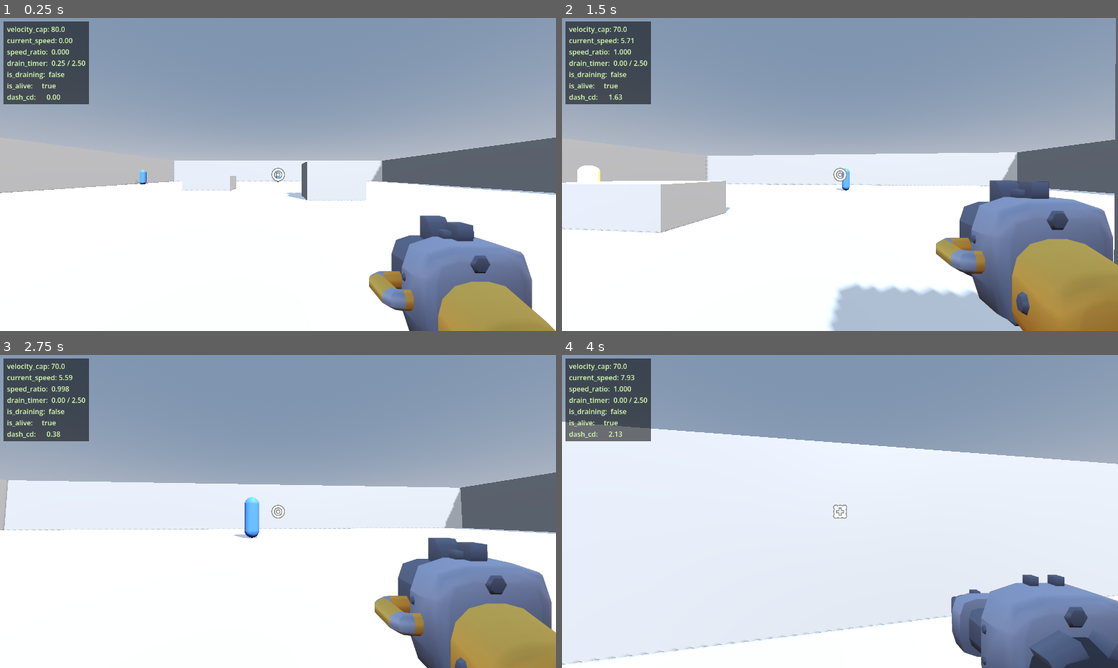
Above: before the commit, frames 1-4 (two rows, left to right).
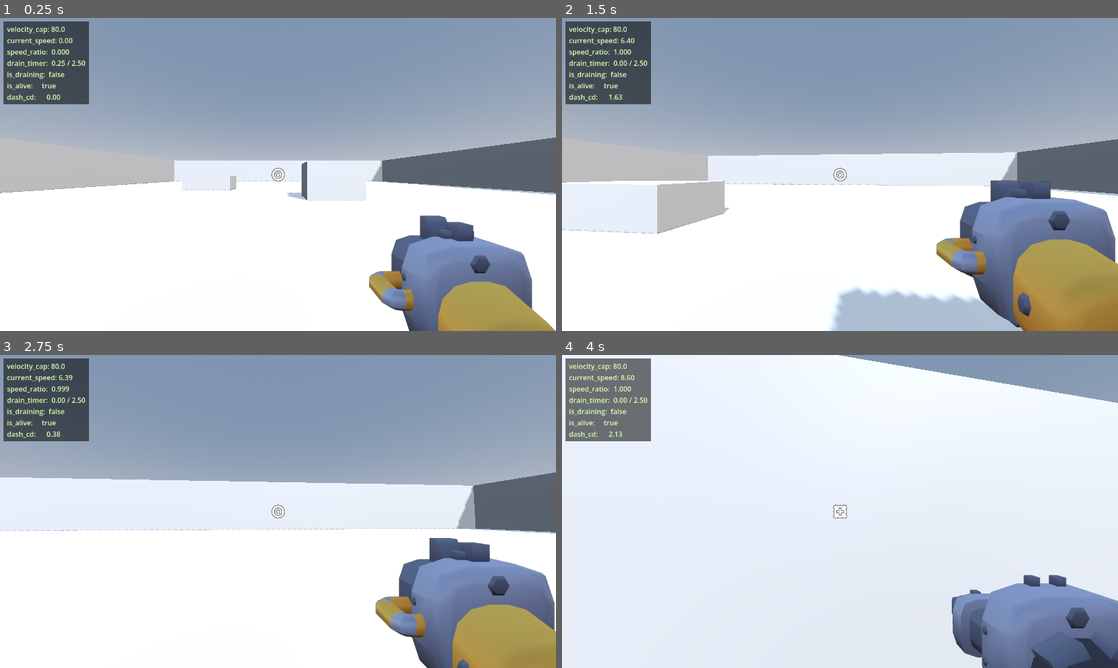
Above: after the commit, the same moments.

Repository: zulesss/vgate
Game: Godot game, scene res://scenes/main.tscn
The game is run twice, just before and just after one commit, with the same random seed, the same clock (stepped at 60 frames per second) and the same inputs.
Inputs (mouse positions are in pixels of both pictures, inside the frame that each line leads up to):
- Up to frame 1 (0.25 s): no input
- Up to frame 2 (1.5 s): move the mouse to (867, 174) at 0.52 s; hold W (move_forward) from 0.53 s (still down); tap Shift (dash) at 0.6, 1.35 s; tap Space (jump) at 0.77 s; move the mouse to (812, 174) at 1.27 s
- Up to frame 3 (2.75 s): keep holding W (move_forward); tap Space (jump) at 1.52 s; move the mouse to (289, 505) at 2.02 s; click (289, 505) at 2.1 s; tap Shift (dash) at 2.3 s
- Up to frame 4 (4 s): keep holding W (move_forward); move the mouse to (834, 517) at 2.77 s; tap E (weapon_toggle) at 2.85 s; tap Space (jump) at 3.02, 3.77 s; tap Shift (dash) at 3.05, 3.6 s; move the mouse to (878, 514) at 3.52 s

The runs differ from the first frame. In frame 1, less than 0.1% of the frame differs, in the area x 24-51%, y 48-54%; in frame 2, 2.0%; in frame 3, 2.7%; in frame 4, 29%, in the area x 0-100%, y 0-100%.

Commit message:
feat(spawn): M4 continuous spawn ramp + type curve + safety rules
SpawnController node заменяет 4 hardcoded врагов в main.tscn. Числа из
docs/systems/M4_spawn_numbers.md §LOCKED + docs/levels/M4_spawn_rules.md §LOCKED.

- interval = max(0.8, 4.0 / (1 + t * 0.005)), peak давления ~13 мин
- enemy_cap=20, max_live_shooters=4 (hard caps)
- Phased type curve: 30% → 50% → 60% shooter probability
- Weighted point pick S1=3,S2=3,S3=2,S4=2 + anti-repeat + 3-pass fallback
- Anti-cluster shooter radius=8u, min spawn distance=12u, point cooldown=3s
- Telegraph: 250ms alpha fade-in + audio (placeholder blaster.ogg)
- enemy_killed signature расширена type параметром (melee/shooter)
- VelocityGate.reset_for_run() emit'ит run_started для self-reset listeners
- EnemyBase: is_spawning гард в _physics_process во время fade

karpathy: clean (1 cleanup отдельным коммитом — orphan enemy_spawner.gd)

Co-Authored-By: Claude Opus 4.7 (1M context) <noreply@anthropic.com>

Diff:
--- a/autoload/events.gd
+++ b/autoload/events.gd
@@ -1,11 +1,19 @@
 class_name EventsBus extends Node
 
 # Signal bus для VelocityGate hook'а. Один canonical источник правды для коммуникации
-# между Player, EnemyBase подклассами, VelocityGate, RunManager, DebugHud.
+# между Player, EnemyBase подклассами, VelocityGate, RunManager, DebugHud, ScoreState,
+# SpawnController.
 
-signal player_hit(penalty: int)                          # враг попал по игроку, penalty = списанный cap
-signal enemy_killed(restore: int, position: Vector3)     # враг убит, +N к cap
-signal dash_started()                                    # игрок стартанул dash
-signal drain_started()                                   # speed_ratio < threshold > tolerance → drain активен
-signal drain_stopped()                                   # игрок снова движется или убил → drain отменён
-signal player_died()                                     # cap дошёл до 0 в drain → death
+signal player_hit(penalty: int)                                              # враг попал по игроку, penalty = списанный cap
+signal enemy_killed(restore: int, position: Vector3, type: String)           # враг убит — restore к cap, тип ("melee"/"shooter") для score/spawn counter'ов
+signal dash_started()                                                         # игрок стартанул dash
+signal drain_started()                                                        # speed_ratio < threshold > tolerance → drain активен
+signal drain_stopped()                                                        # игрок снова движется или убил → drain отменён
+signal player_died()                                                          # cap дошёл до 0 в drain → death
+
+# M4 lifecycle bus
+signal run_started()                                                          # VelocityGate.reset_for_run() закончил → spawn/score self-reset listeners
+signal run_restart_requested()                                                # Death-screen Restart pressed → run_loop в main reset'ит state
+signal enemy_spawned(enemy: Node)                                             # spawn_controller инстанцировал нового врага (для analytics/HUD)
+signal score_changed(new_score: int)                                          # current_score обновился (kill applied)
+signal high_score_loaded(score: int)                                          # ConfigFile прочитан, best_score готов к показу
--- a/autoload/velocity_gate.gd
+++ b/autoload/velocity_gate.gd
@@ -46,7 +46,7 @@
 	Events.player_hit.emit(penalty)
 
 
-func apply_kill_restore(pos: Vector3) -> void:
+func apply_kill_restore(pos: Vector3, type: String = "melee") -> void:
 	if not is_alive:
 		return
 	velocity_cap = minf(CAP_CEILING, velocity_cap + float(KILL_RESTORE))
@@ -59,7 +59,7 @@
 		if is_draining:
 			is_draining = false
 			Events.drain_stopped.emit()
-	Events.enemy_killed.emit(KILL_RESTORE, pos)
+	Events.enemy_killed.emit(KILL_RESTORE, pos, type)
 
 
 func reset_for_run() -> void:
@@ -69,6 +69,10 @@
 	is_draining = false
 	i_frames_remaining = 0.0
 	is_alive = true
+	# Lifecycle hook (M4): listeners (SpawnController, ScoreState, RunHud) зануляют
+	# своё состояние на этом сигнале. Emit ПОСЛЕ reset state'а — listeners читают
+	# уже свежий VelocityGate (например ScoreState проверяет velocity_cap для in-form bonus).
+	Events.run_started.emit()
 
 
 # Single source of truth для "игрок умер" не из drain'а (например fall off arena).
--- a/objects/enemy_base.gd
+++ b/objects/enemy_base.gd
@@ -37,6 +37,11 @@
 
 var hp: int
 var is_dying: bool = false
+# Spawn telegraph (M4): пока true — _physics_process выходит сразу, AI/attack/movement
+# заморожены. SpawnController снимает флаг по окончании 250мс fade-tween. Default
+# false (для существующих врагов / редактора), SpawnController выставляет true сразу
+# после instantiate перед add_child.
+var is_spawning: bool = false
 var state: int = State.IDLE
 var _attack_cooldown_remaining: float = 0.0
 var _attack_windup_remaining: float = 0.0
@@ -87,6 +92,8 @@
 
 func _physics_process(delta: float) -> void:
 	if is_dying:
+		return
+	if is_spawning:
 		return
 	if _player == null:
 		return
@@ -224,8 +231,16 @@
 
 
 func die() -> void:
-	VelocityGate.apply_kill_restore(global_position)
+	# Type tag в kill-сигнал нужен ScoreState (base score 100/150) и SpawnController
+	# (live_shooters счётчик). Подкласс override _kill_type если новый тип появится.
+	VelocityGate.apply_kill_restore(global_position, _kill_type())
 	queue_free()
+
+
+# Default: melee. Shooter переопределит "shooter". Расширяемая convention для будущих
+# типов вместо if/else в base'е по `is EnemyShooter` (избегаем cycle import'ов).
+func _kill_type() -> String:
+	return "melee"
 
 
 # Только Melee. Shooter не имеет ContactArea node — connect не вызывается.
--- a/objects/player.gd
+++ b/objects/player.gd
@@ -485,7 +485,7 @@
 # в frame 0. Hit-stop (Iter 2) и time-dilation (Iter 3) отложены до результата
 # главного feel-чека из §5: «читается ли kill как выдох?». Если да — Iter 2/3 могут
 # быть избыточны; если нет — добавляем поверх.
-func _on_enemy_killed(_restore: int, _pos: Vector3) -> void:
+func _on_enemy_killed(_restore: int, _pos: Vector3, _type: String) -> void:
 	# Dead-frame guard: матчит vignette_flash.gd — никаких feel-эффектов от kill'а
 	# в кадр смерти, иначе FOV punch / audio crack играют поверх death-screen.
 	if not VelocityGate.is_alive:
--- a/objects/shooter.gd
+++ b/objects/shooter.gd
@@ -53,7 +53,9 @@
 # таймер морозился на 350мс на каждой атаке — задержка между repositions росла на
 # accumulated windup-кадрах. _update_state() больше не трогает _reposition_timer.
 func _physics_process(delta: float) -> void:
-	if not is_dying and _player != null:
+	# is_spawning guard: telegraph fade'ит враг 250мс. За это время reposition_timer
+	# не должен тикать (иначе сразу после spawn'а уже на cooldown'е минус 0.25с).
+	if not is_dying and not is_spawning and _player != null:
 		_reposition_timer = maxf(0.0, _reposition_timer - delta)
 	super._physics_process(delta)
 
@@ -136,6 +138,10 @@
 	if _material != null:
 		_material.emission = _base_emission_color
 		_material.emission_energy_multiplier = _base_emission_energy
+
+
+func _kill_type() -> String:
+	return "shooter"
 
 
 func _resolve_attack() -> void:
--- a/scenes/main.tscn
+++ b/scenes/main.tscn
@@ -1,12 +1,11 @@
-[gd_scene load_steps=19 format=3 uid="uid://vgatemainm0"]
+[gd_scene load_steps=18 format=3 uid="uid://vgatemainm0"]
 
 [ext_resource type="PackedScene" uid="uid://dl2ed4gkybggf" path="res://objects/player.tscn" id="1_player"]
 [ext_resource type="PackedScene" uid="uid://b0vgtdebughud01" path="res://scenes/debug_hud.tscn" id="3_dhud"]
 [ext_resource type="Shader" path="res://shaders/vignette_flash.gdshader" id="5_vshader"]
 [ext_resource type="Script" path="res://scripts/vignette_flash.gd" id="6_vflash"]
 [ext_resource type="Script" path="res://scripts/nav_baker.gd" id="7_navbaker"]
-[ext_resource type="PackedScene" uid="uid://b0vgtmelee0001" path="res://objects/melee.tscn" id="8_melee"]
-[ext_resource type="PackedScene" uid="uid://b0vgtshooter001" path="res://objects/shooter.tscn" id="9_shoot"]
+[ext_resource type="Script" path="res://scripts/spawn_controller.gd" id="8_spawn"]
 
 [sub_resource type="ProceduralSkyMaterial" id="SkyMat_main"]
 sky_horizon_color = Color(0.6422, 0.6502, 0.6802, 1)
@@ -206,14 +205,5 @@
 
 [node name="Enemies" type="Node3D" parent="."]
 
-[node name="MeleeS1" parent="Enemies" instance=ExtResource("8_melee")]
-transform = Transform3D(1, 0, 0, 0, 1, 0, 0, 0, 1, -2, 0.9, 19)
-
-[node name="MeleeS4" parent="Enemies" instance=ExtResource("8_melee")]
-transform = Transform3D(1, 0, 0, 0, 1, 0, 0, 0, 1, 17, 0.9, 16)
-
-[node name="ShooterS2" parent="Enemies" instance=ExtResource("9_shoot")]
-transform = Transform3D(1, 0, 0, 0, 1, 0, 0, 0, 1, 0, 0.98, -19)
-
-[node name="ShooterS3" parent="Enemies" instance=ExtResource("9_shoot")]
-transform = Transform3D(1, 0, 0, 0, 1, 0, 0, 0, 1, -19, 0.98, -12)
+[node name="Spawner" type="Node" parent="Enemies"]
+script = ExtResource("8_spawn")
--- a/scripts/enemy_spawner.gd
+++ b/scripts/enemy_spawner.gd
@@ -17,7 +17,7 @@
 	_spawn_initial.call_deferred()
 
 
-func _on_enemy_killed(_restore: int, _pos: Vector3) -> void:
+func _on_enemy_killed(_restore: int, _pos: Vector3, _type: String) -> void:
 	var timer := get_tree().create_timer(RESPAWN_DELAY)
 	await timer.timeout
 	# Защита от reload во время задержки: если уже не в дереве — выходим.
--- /dev/null
+++ b/scripts/spawn_controller.gd
@@ -0,0 +1,334 @@
+class_name SpawnController extends Node
+
+# M4 SpawnController — continuous spawn ramp, type curve по фазам, safety-правила.
+# Числа — авторитативно из docs/systems/M4_spawn_numbers.md §LOCKED + правила
+# из docs/levels/M4_spawn_rules.md §LOCKED. Любой override — туда.
+#
+# Размещается в main.tscn как child Enemies-нода. Spawn'ит туда же (через
+# get_parent().add_child) — у Enemies нет логики, чисто контейнер. Старые
+# hard-coded EnemyMelee/EnemyShooter из main.tscn удалены вместе с этим pkg'ем.
+
+const RAMP_K := 0.005                 # interval = max(FLOOR, BASE / (1 + t * K))
+const RAMP_BASE := 4.0
+const INTERVAL_FLOOR := 0.8           # абсолютный минимум между двумя spawn'ами
+const ENEMY_CAP := 20                 # level-designer prevails (override от systems'овских 25)
+const MAX_LIVE_SHOOTERS := 4          # hard cap; шестой стрелок крадёт agency
+const MIN_SPAWN_DISTANCE := 12.0      # < 12u от player'а — skip
+const SHOOTER_ANTI_CLUSTER_RADIUS := 8.0
+const SPAWN_POINT_COOLDOWN := 3.0
+const TELEGRAPH_FADE_SECONDS := 0.25
+
+# Type curve (phased lerp) — anchors из M4_spawn_numbers.md §LOCKED.
+const PHASE1_END := 180.0   # 0..180c: shooter_prob = 0.30
+const PHASE2_END := 480.0   # 180..480: lerp 0.30 → 0.50
+const PHASE3_END := 900.0   # 480..900: lerp 0.50 → 0.60
+const SHOOTER_PROB_PHASE1 := 0.30
+const SHOOTER_PROB_PHASE2 := 0.50
+const SHOOTER_PROB_PHASE3 := 0.60
+
+# Spawn-point weights (M4_spawn_rules §1). Сумма 10.
+const POINT_WEIGHTS := {"S1": 3, "S2": 3, "S3": 2, "S4": 2}
+
+# Y координата capsule center'а — матчит legacy spawn (enemy_spawner.gd использовал
+# 0.9 для marker.y=0). Marker'ы на арене лежат на полу, врагу нужен offset.
+const SPAWN_Y := 0.9
+
+var _run_time: float = 0.0
+var _spawn_timer: float = 0.0
+var _last_spawn_point_name: StringName = &""
+var _point_cooldowns: Dictionary = {}  # {String: float seconds remaining}
+var _live_enemies: int = 0
+var _live_shooters: int = 0
+var _spawn_points: Array[Marker3D] = []
+var _player: Node3D = null
+
+var _melee_scene: PackedScene = preload("res://objects/melee.tscn")
+var _shooter_scene: PackedScene = preload("res://objects/shooter.tscn")
+
+# Telegraph audio — для M4 placeholder тот же blaster.ogg (юзер уточнит на M5
+# audio pass'е). Загружаем один раз чтобы не тыкать диск на каждом spawn'е.
+const TELEGRAPH_AUDIO_PATH := "res://sounds/blaster.ogg"
+var _telegraph_audio_stream: AudioStream = null
+
+
+func _ready() -> void:
+	# Spawn-points из группы (4 Marker3D на main.tscn). Casts при загрузке —
+	# если вдруг туда попадёт чужой Node, варним и фильтруем.
+	var raw := get_tree().get_nodes_in_group("spawn_point")
+	for n in raw:
+		var m := n as Marker3D
+		if m == null:
+			push_warning("SpawnController: node in 'spawn_point' group is not Marker3D, skipping: %s" % n)
+			continue
+		_spawn_points.append(m)
+	if _spawn_points.size() != 4:
+		push_warning(
+			"SpawnController: expected 4 spawn points, got %d. Type curve / weights tuned для 4."
+			% _spawn_points.size()
+		)
+
+	_player = get_tree().get_first_node_in_group("player") as Node3D
+	if _player == null:
+		push_warning("SpawnController: player node not in group, spawn'ы будут блокированы distance check'ом.")
+
+	if ResourceLoader.exists(TELEGRAPH_AUDIO_PATH):
+		_telegraph_audio_stream = load(TELEGRAPH_AUDIO_PATH)
+
+	Events.run_started.connect(_on_run_started)
+	Events.enemy_killed.connect(_on_enemy_killed)
+
+
+func _process(delta: float) -> void:
+	if not VelocityGate.is_alive:
+		return
+
+	_run_time += delta
+
+	# Decrement per-point cooldowns. Не пересоздаём dict — просто уменьшаем
+	# существующие keys (cooldown=0 эквивалентен «не на cooldown»).
+	for k in _point_cooldowns.keys():
+		_point_cooldowns[k] = max(0.0, float(_point_cooldowns[k]) - delta)
+
+	_spawn_timer += delta
+	var interval: float = max(INTERVAL_FLOOR, RAMP_BASE / (1.0 + _run_time * RAMP_K))
+	if _spawn_timer < interval:
+		return
+	if _live_enemies >= ENEMY_CAP:
+		# Cap reached — level-designer §6: ramp паузится, не накапливает очередь.
+		# _spawn_timer оставляем равным interval'у на следующий тик мы снова попробуем.
+		# Без сброса: следующий kill моментально освободит spawn-slot.
+		_spawn_timer = interval
+		return
+
+	var point := _pick_point()
+	if point == null:
+		# Все точки на cooldown + слишком близко к player'у. Не сбрасываем timer —
+		# попробуем следующий тик. Очередь не накапливается за счёт того что timer
+		# clamp'ится на interval (вычитанием).
+		_spawn_timer = interval
+		return
+
+	var want_shooter := _decide_shooter(point)
+	_spawn_enemy(point, want_shooter)
+	_spawn_timer = 0.0
+
+
+# ────── Spawn-point selection (weighted random + anti-repeat + distance + cooldown)
+
+func _pick_point() -> Marker3D:
+	var primary: Array[Marker3D] = []
+	var primary_weights: Array[int] = []
+	# Pass 1: anti-repeat strict — исключаем _last_spawn_point_name
+	for p in _spawn_points:
+		if not _is_point_eligible(p):
+			continue
+		if p.name == _last_spawn_point_name:
+			continue
+		primary.append(p)
+		primary_weights.append(int(POINT_WEIGHTS.get(str(p.name), 1)))
+
+	if not primary.is_empty():
+		return _weighted_pick(primary, primary_weights)
+
+	# Pass 2: anti-repeat relaxed (все 4 точки на cooldown кроме last или single point).
+	var relaxed: Array[Marker3D] = []
+	var relaxed_weights: Array[int] = []
+	for p in _spawn_points:
+		if not _is_point_eligible(p):
+			continue
+		relaxed.append(p)
+		relaxed_weights.append(int(POINT_WEIGHTS.get(str(p.name), 1)))
+	if not relaxed.is_empty():
+		return _weighted_pick(relaxed, relaxed_weights)
+
+	# Pass 3: hard fallback. Player сидит вплотную к всем точкам / все 4 на cooldown.
+	# Берём самую дальнюю от player'а — даже если < min distance / на cooldown.
+	# Это редкий edge case (level-designer §2: 40×40 арена с P в центре делает
+	# "все < 12u" практически невозможным), но без fallback ramp просто бы стопался.
+	if _player == null:
+		return _spawn_points[0] if not _spawn_points.is_empty() else null
+	var farthest: Marker3D = null
+	var max_d: float = -1.0
+	for p in _spawn_points:
+		var d := p.global_position.distance_to(_player.global_position)
+		if d > max_d:
+			max_d = d
+			farthest = p
+	return farthest
+
+
+func _is_point_eligible(p: Marker3D) -> bool:
+	if float(_point_cooldowns.get(str(p.name), 0.0)) > 0.0:
+		return false
+	if _player != null:
+		if p.global_position.distance_to(_player.global_position) < MIN_SPAWN_DISTANCE:
+			return false
+	return true
+
+
+func _weighted_pick(candidates: Array[Marker3D], weights: Array[int]) -> Marker3D:
+	var total: int = 0
+	for w in weights:
+		total += w
+	if total <= 0:
+		return candidates[0]
+	var r: int = randi() % total
+	var acc: int = 0
+	for i in candidates.size():
+		acc += weights[i]
+		if r < acc:
+			return candidates[i]
+	return candidates[candidates.size() - 1]
+
+
+# ────── Type curve (phased piecewise-linear)
+
+func _shooter_probability() -> float:
+	var t := _run_time
+	if t < PHASE1_END:
+		return SHOOTER_PROB_PHASE1
+	if t < PHASE2_END:
+		# linear lerp 0.30 → 0.50
+		var a: float = (t - PHASE1_END) / (PHASE2_END - PHASE1_END)
+		return lerpf(SHOOTER_PROB_PHASE1, SHOOTER_PROB_PHASE2, a)
+	if t < PHASE3_END:
+		# linear lerp 0.50 → 0.60
+		var a: float = (t - PHASE2_END) / (PHASE3_END - PHASE2_END)
+		return lerpf(SHOOTER_PROB_PHASE2, SHOOTER_PROB_PHASE3, a)
+	return SHOOTER_PROB_PHASE3
+
+
+func _decide_shooter(point: Marker3D) -> bool:
+	var want_shooter := randf() < _shooter_probability()
+	if not want_shooter:
+		return false
+	# Hard cap (M3_identity §4): max 4 живых стрелка.
+	if _live_shooters >= MAX_LIVE_SHOOTERS:
+		return false
+	# Anti-cluster (level-designer §3): если в радиусе 8u от выбранной точки
+	# уже стоит стрелок — этот тик идёт melee. Не reroll'им point — упрощаем
+	# и доверяем weighted-random: следующий тик скорее всего ляжет на другую точку.
+	if _has_shooter_within(point.global_position, SHOOTER_ANTI_CLUSTER_RADIUS):
+		return false
+	return true
+
+
+func _has_shooter_within(pos: Vector3, radius: float) -> bool:
+	for child in get_parent().get_children():
+		if child is EnemyShooter:
+			var s := child as Node3D
+			if s.global_position.distance_to(pos) < radius:
+				return true
+	return false
+
+
+# ────── Spawn
+
+func _spawn_enemy(point: Marker3D, want_shooter: bool) -> void:
+	var scene: PackedScene = _shooter_scene if want_shooter else _melee_scene
+	var enemy = scene.instantiate()
+	# is_spawning ставим ДО add_child — чтобы _physics_process на первом физкадре
+	# уже вернулся рано (enemy_base ловит флаг). Альтернатива (set_after_add) —
+	# гонка с физкадром между add_child и _ready'ем.
+	if "is_spawning" in enemy:
+		enemy.is_spawning = true
+	var spawn_pos := point.global_position
+	spawn_pos.y = SPAWN_Y
+	get_parent().add_child(enemy)
+	(enemy as Node3D).global_position = spawn_pos
+
+	_attach_telegraph_audio(enemy)
+	_start_telegraph_fade(enemy)
+
+	_live_enemies += 1
+	if want_shooter:
+		_live_shooters += 1
+	_last_spawn_point_name = point.name
+	_point_cooldowns[str(point.name)] = SPAWN_POINT_COOLDOWN
+	Events.enemy_spawned.emit(enemy)
+
+
+func _attach_telegraph_audio(enemy: Node) -> void:
+	# Audio frame 0 — level-designer §5. M4 placeholder: blaster.ogg для обоих типов.
+	# TODO M5: low-freq thud для melee + high-freq whine для shooter, swap streams.
+	if _telegraph_audio_stream == null:
+		return
+	var audio := AudioStreamPlayer3D.new()
+	audio.name = "SpawnTelegraphAudio"
+	audio.stream = _telegraph_audio_stream
+	audio.unit_size = 6.0
+	audio.volume_db = -4.0  # тише, чем shooter attack telegraph (-0dB)
+	enemy.add_child(audio)
+	audio.play()
+
+
+func _start_telegraph_fade(enemy: Node) -> void:
+	# 250мс alpha fade-in. EnemyBase в _ready'е уже клонировал material из mesh
+	# override (`_material` поле) — мы переключаем его в TRANSPARENCY_ALPHA, тянем
+	# albedo.a 0→1, по окончании — обратно DISABLED + снимаем is_spawning гард.
+	var mat: StandardMaterial3D = null
+	if "_material" in enemy:
+		mat = enemy._material as StandardMaterial3D
+	if mat == null:
+		# Никакого material override (legacy случай) — просто снимаем гард сразу,
+		# чтобы AI не frozen'ился навсегда. Telegraph fade visual теряем — приемлемо.
+		_finish_telegraph(enemy)
+		return
+
+	mat.transparency = BaseMaterial3D.TRANSPARENCY_ALPHA
+	var c0: Color = mat.albedo_color
+	c0.a = 0.0
+	mat.albedo_color = c0
+
+	# Bind material + enemy в callable: tween_method тянет alpha 0→1, callable
+	# проверяет валидность enemy на каждом кадре (если умер до окончания fade —
+	# просто no-op'аем). Inline multiline lambda даёт GDScript parse-error на
+	# unindent, поэтому отдельный метод _set_enemy_alpha.
+	var tween := create_tween()
+	tween.tween_method(_set_enemy_alpha.bind(enemy, mat), 0.0, 1.0, TELEGRAPH_FADE_SECONDS)
+	tween.finished.connect(_finish_telegraph.bind(enemy))
+
+
+func _set_enemy_alpha(a: float, enemy: Node, mat: StandardMaterial3D) -> void:
+	if not is_instance_valid(enemy) or mat == null:
+		return
+	var c: Color = mat.albedo_color
+	c.a = a
+	mat.albedo_color = c
+
+
+func _finish_telegraph(enemy: Node) -> void:
+	if not is_instance_valid(enemy):
+		return
+	if "_material" in enemy:
+		var mat := enemy._material as StandardMaterial3D
+		if mat != null:
+			mat.transparency = BaseMaterial3D.TRANSPARENCY_DISABLED
+			var c: Color = mat.albedo_color
+			c.a = 1.0
+			mat.albedo_color = c
+	if "is_spawning" in enemy:
+		enemy.is_spawning = false
+
+
+# ────── Lifecycle hooks
+
+func _on_run_started() -> void:
+	_run_time = 0.0
+	_spawn_timer = 0.0
+	_last_spawn_point_name = &""
+	_point_cooldowns.clear()
+	_live_enemies = 0
+	_live_shooters = 0
+	# Очистить любых живых врагов (M4 in-place restart). Parent = Enemies-нода;
+	# скрипт сам себя не free'ит (он же child Enemies, не EnemyBase).
+	if get_parent() != null:
+		for child in get_parent().get_children():
+			if child is EnemyBase:
+				child.queue_free()
+
+
+func _on_enemy_killed(_restore: int, _pos: Vector3, type: String) -> void:
+	_live_enemies = max(0, _live_enemies - 1)
+	if type == "shooter":
+		_live_shooters = max(0, _live_shooters - 1)
--- a/scripts/vignette_flash.gd
+++ b/scripts/vignette_flash.gd
@@ -27,7 +27,7 @@
 	if not Events.enemy_killed.is_connected(_on_enemy_killed):
 		Events.enemy_killed.connect(_on_enemy_killed)
 
-func _on_enemy_killed(_restore: int, _pos: Vector3) -> void:
+func _on_enemy_killed(_restore: int, _pos: Vector3, _type: String) -> void:
 	# Graceful skip if player dead — иначе vignette может зависнуть на peak alpha
 	# до scene reload (RunManager делает reload через 2.8s). Hit-stop autoload не
 	# трогаем — оба слоя независимы.
